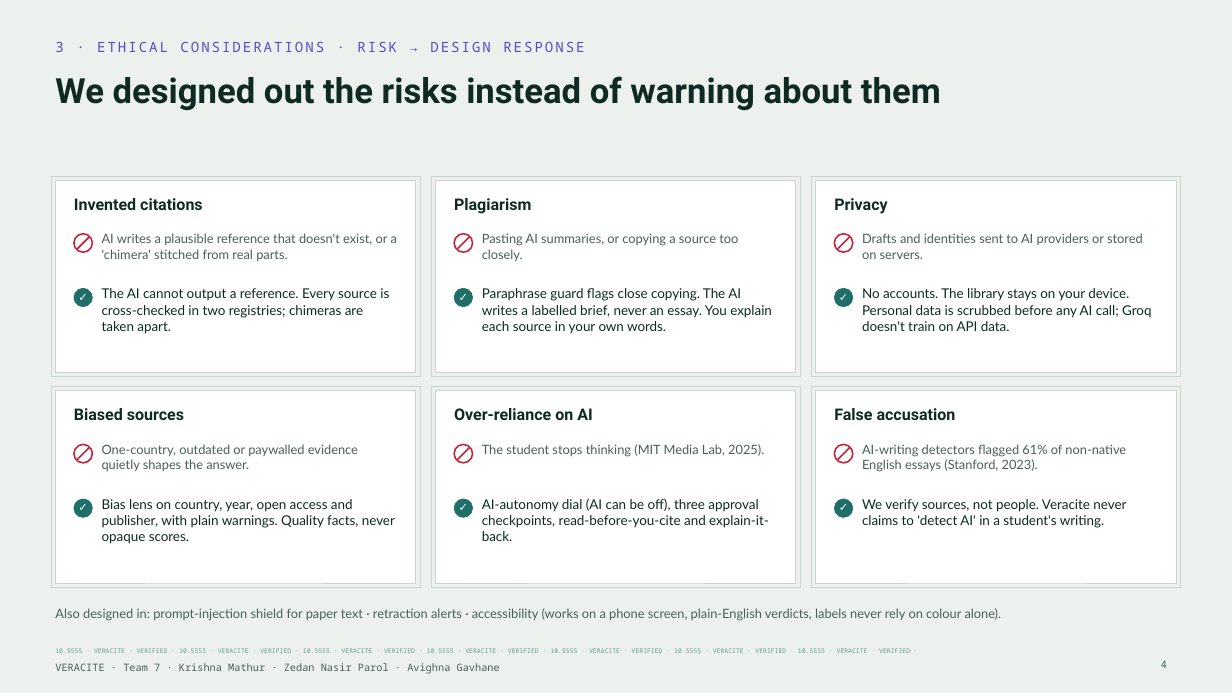
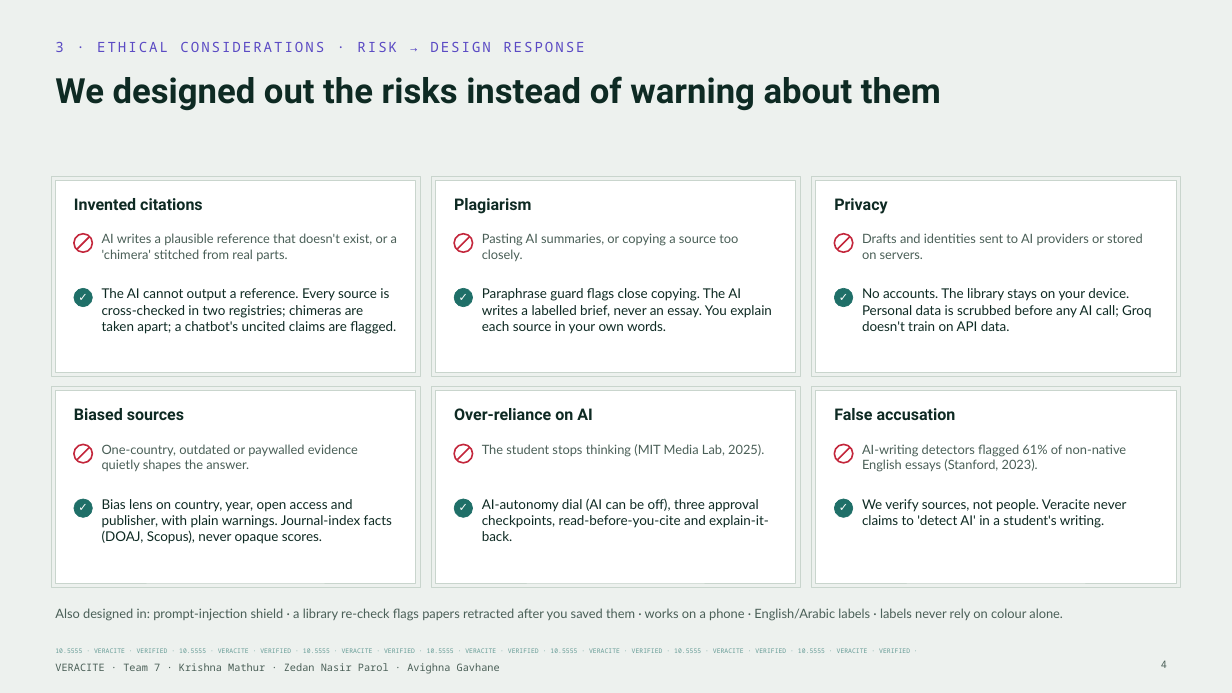
Before and after one commit to krish2105/veracite, a slide deck: slide 4 of submissions/phase1/Team7_Veracite_Phase1_Deck.pptx. Drawn at 1232x693 pixels with LibreOffice and Linux fonts; fonts in the diff are those of the drawing. Boxes give left, top, right and bottom in pixels: in the first picture for what was removed or moved away, otherwise in the second. Text is boxed around its words. In the diff, an @@ line names an element or a change of style, - is before the commit and + after.

Commit message:
K46: deck brought up to date with the live site, and a 3-person demo script
Deck (6 slides, same layout): workflow side doors (chatbot answer, PDF,
.bib/.ris import, saved web pages, re-check), five CSL citation styles,
open API + MCP server, PDFs read in the browser, free full-text links,
How this was decided, debate round, web pages capped at Partial.
PPTX + PDF rebuilt with brand fonts; validate.py passes.

Demo script: 11-page A4 PDF with the full walkthrough (clicks, lines,
why it matters, what to do if it fails or runs long), the AI-off
version, handovers, Q&A owners, a plain-words explainer and one cue
card per person. Source in submissions/phase2/demo-script/.

Prompt log rows 69-81 corrected to their commit times; row 82 added.

```diff
--- a/submissions/phase1/Team7_Veracite_Phase1_Deck.pptx
+++ b/submissions/phase1/Team7_Veracite_Phase1_Deck.pptx
@@ text at <box>102,288,396,334</box>: text changed @@
-The AI cannot output a reference. Every source is cross-checked in two registries; chimeras are taken apart.
+The AI cannot output a reference. Every source is cross-checked in two registries; chimeras are taken apart; a chatbot's uncited claims are flagged.
@@ text at <box>102,499,392,544</box>: text changed @@
-Bias lens on country, year, open access and publisher, with plain warnings. Quality facts, never opaque scores.
+Bias lens on country, year, open access and publisher, with plain warnings. Journal-index facts (DOAJ, Scopus), never opaque scores.
@@ text at <box>55,608,1063,620</box>: text changed @@
-Also designed in: prompt-injection shield for paper text · retraction alerts · accessibility (works on a phone screen, plain-English verdicts, labels never rely on colour alone).
+Also designed in: prompt-injection shield · a library re-check flags papers retracted after you saved them · works on a phone · English/Arabic labels · labels never rely on colour alone.
```
Also in this commit, not shown: 5 other slides changed, 7 other files.
